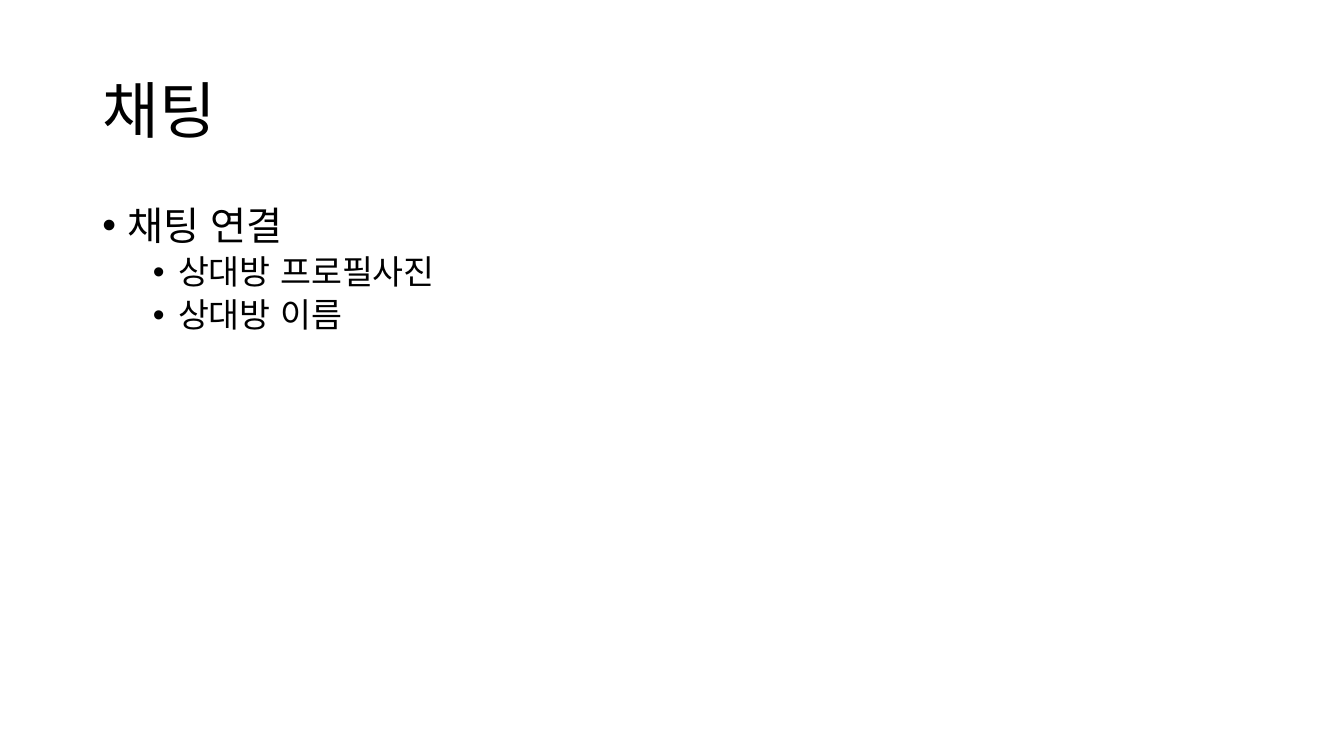
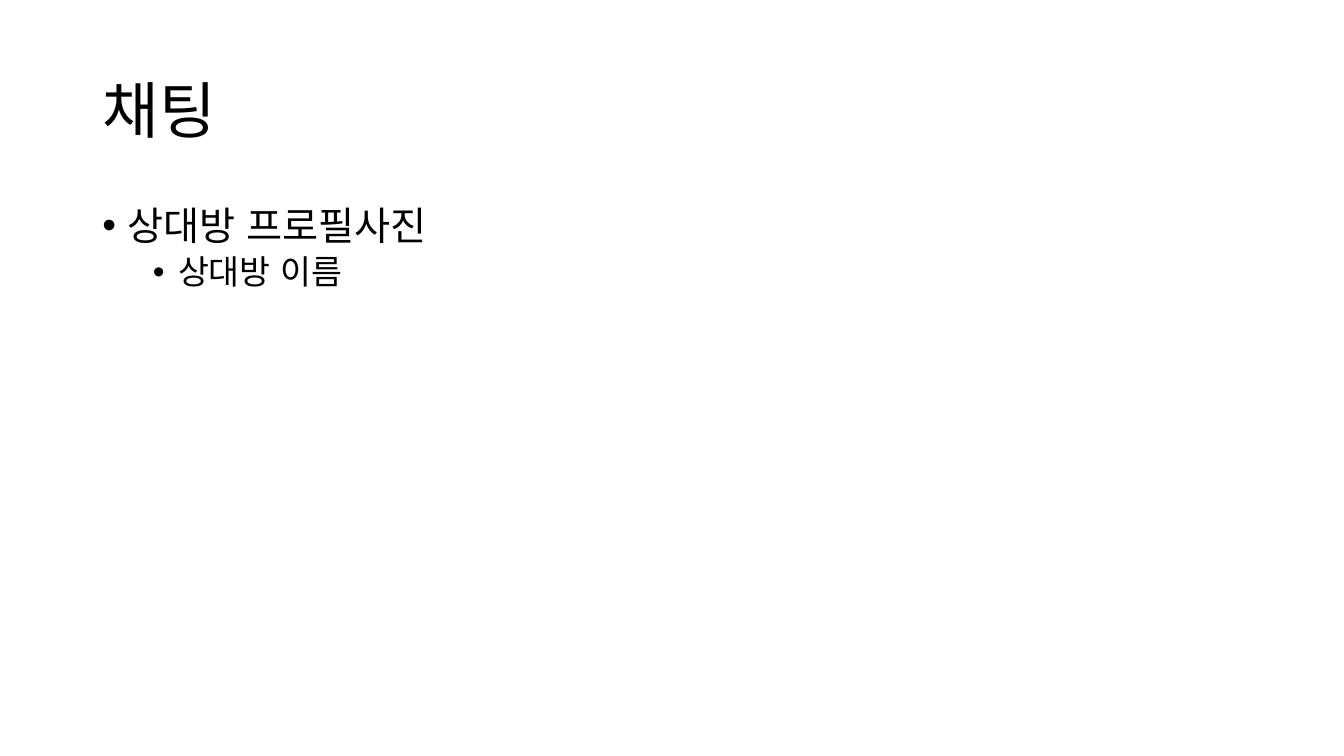
Before and after one commit to Singan/anabada-project, a slide deck: slide 15 of ppt/요구사항 명세서.pptx. Drawn at 1344x756 pixels with LibreOffice and Linux fonts; fonts in the diff are those of the drawing. Boxes give left, top, right and bottom in pixels: in the first picture for what was removed or moved away, otherwise in the second. Text is boxed around its words. In the diff, an @@ line names an element or a change of style, - is before the commit and + after.

```diff
--- a/ppt/요구사항 명세서.pptx
+++ b/ppt/요구사항 명세서.pptx
@@ text at [128,207,283,243]: paragraph removed @@
-• 채팅 연결
@@ text at [128,207,427,243]: size 24 to 28 pt in "상대방 프로필사진"; list level 2 to 1 in "상대방 프로필사진" @@
```
Also in this commit, not shown: 1 other slide changed, 2 other files.
